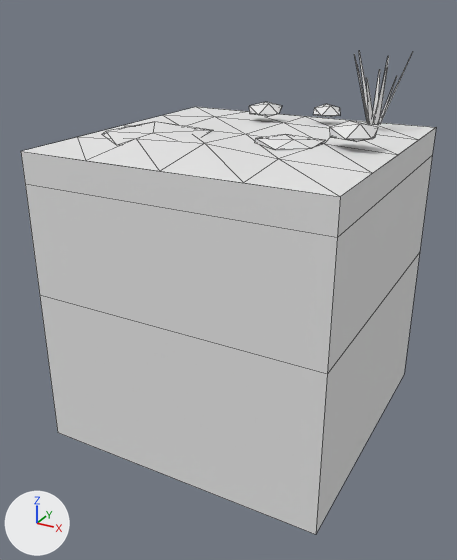
The FBX model Assets/Tiles/Marsh/Marsh Tile 1.fbx, before and after one commit.
Rendered twice from a camera (50 mm lens) standing at (1.91, -3.71, 1.87) and looking at (-0.05, -0.16, 0.09). Arrows for +X, +Y and +Z are at lower left; the lights stay in place. The first picture is the older version. Mesh edges are drawn as thin lines. Where no turn or scale is listed for an object, it has been applied to the vertices. Vertices at exactly the same position are counted once.

Objects in the first picture: 'Marsh Tile 1'.
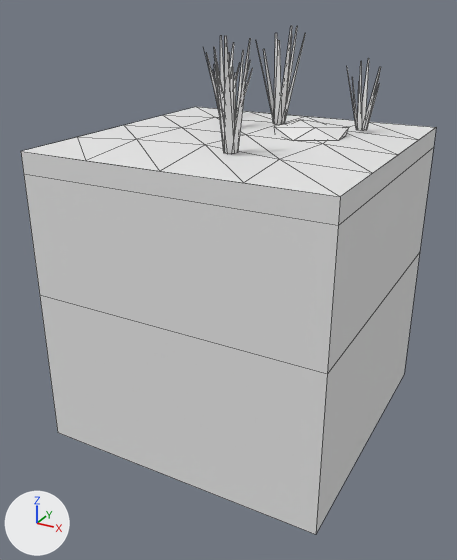
Changed parts and their boxes (x1, y1, x2, y2) in the pictures (457 x 560 px):
'Marsh Tile 1', reshaped: before (21, 51, 436, 534); after (21, 26, 436, 534)
part 1 of me_marsh_tile_1, rebuilt: before (354, 54, 369, 124); after (362, 58, 369, 126)
part 2 of me_marsh_tile_1, deleted: before (102, 51, 413, 150)
part 3 of me_marsh_tile_1, reshaped: before (24, 108, 434, 241); after (24, 26, 434, 241)

The change, as a list of edits to the scene's bpy script:
```text
Change me_marsh_tile_1:
    used by ob_marsh_tile_1; location = (0.0, 0.0, 0.0)
    remove me_marsh_tile_1.from_pydata(...)  # 133 vertices, 154 faces; spans x -1.0..1.0, y -1.0..1.0, z -1.0..1.57
    add me_marsh_tile_1.from_pydata(...)  # 201 vertices, 103 faces; spans x -1.0..1.0, y -1.0..1.0, z -1.0..1.73
    me_marsh_tile_1 part 1: the loose piece of 4 vertices spanning x 0.52..0.64, y 0.5..0.63, z 1.1..1.56 is rebuilt with 4 vertices and now spans x 0.58..0.63, y 0.52..0.61, z 1.08..1.53
    me_marsh_tile_1 part 2: 13 loose pieces with 92 vertices, spanning x -0.86..0.87, y -0.66..0.81, z 1.07..1.57, are deleted
    me_marsh_tile_1 part 3
    13 vertices are removed from x -1.0..1.0, y -1.0..1.0, z 0.85..1.09
    38 faces are deleted
    173 vertices are added at x -1.0..1.0, y -1.0..1.0, z 0.91..1.73
    95 new faces join them
```
